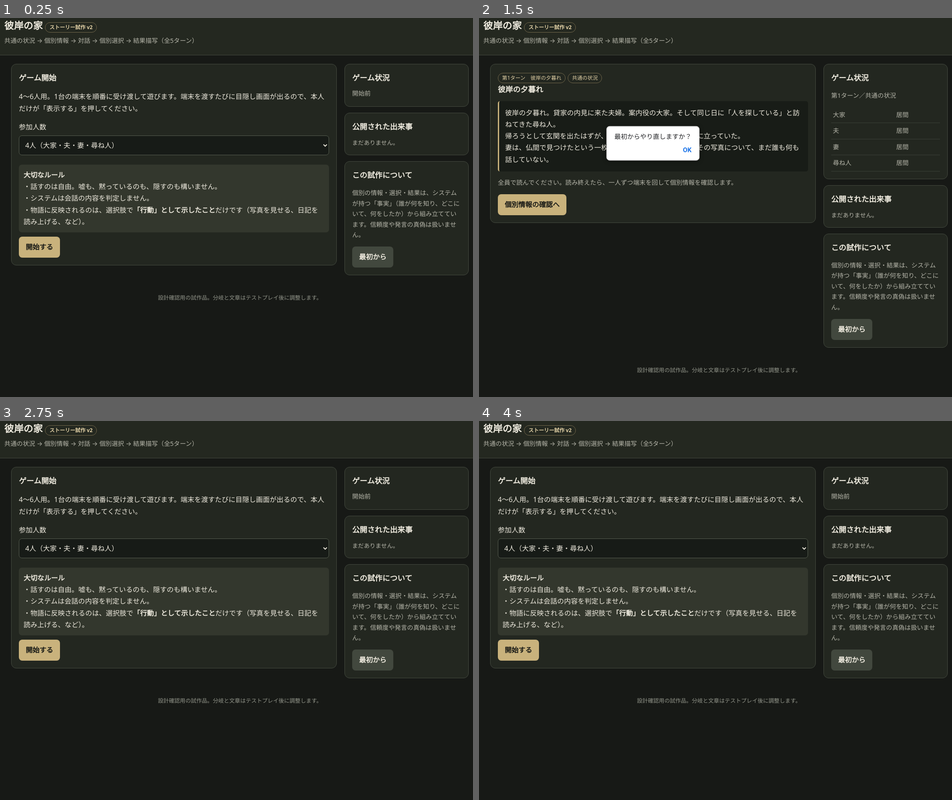
Above: before the commit, frames 1-4 (two rows, left to right).
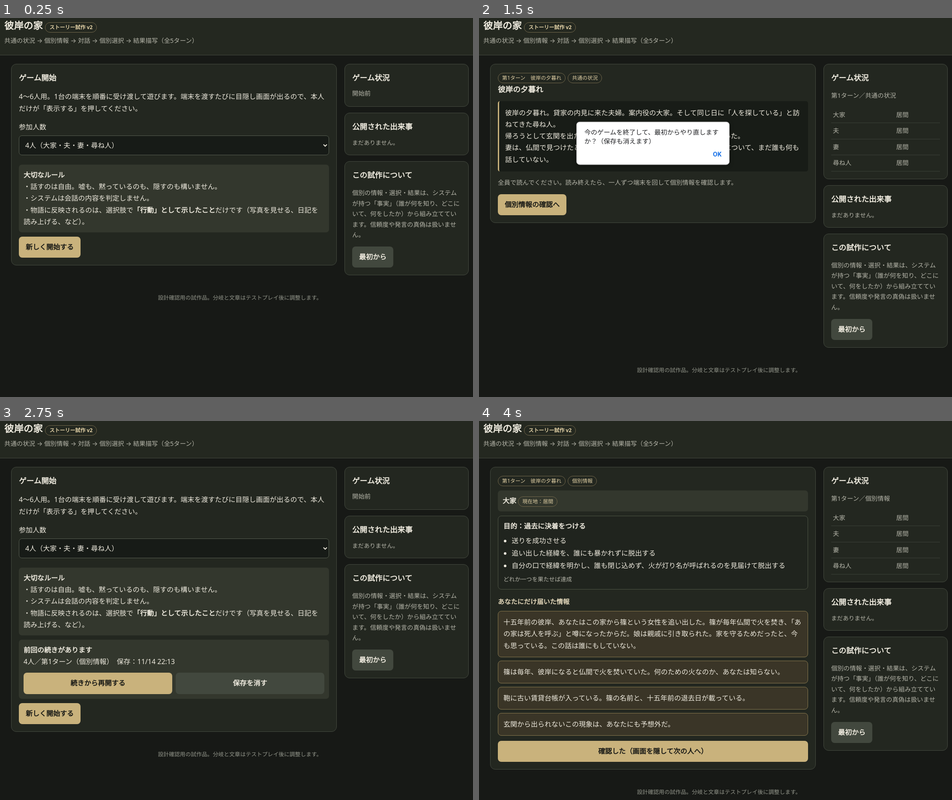
Above: after the commit, the same moments.

Repository: kobecountryclubsaiyo-lab/videogame-
Game: browser game, page higan_no_ie/index.html
Same seed, same stepped clock (60 frames per second), same inputs: the game is played once before the commit and once after it. When the page shows a pop-up message, it is drawn as a white box for half a second while everything else waits; a line starting with > is the answer the replay typed.
Inputs (mouse positions are in pixels of both pictures, inside the frame that each line leads up to):
- Up to frame 1 (0.25 s): no input
- Up to frame 2 (1.5 s): click "開始する" (after the commit: "新しく開始する") at 0.27 s; click "最初から" at 1.27 s
- Up to frame 3 (2.75 s): click "開始する" (after the commit: "新しく開始する") at 1.77 s; click "個別情報の確認へ" at 1.87 s; click "最初から" at 2.02 s; click "大家です。表示する" at 2.47 s
- Up to frame 4 (4 s): click (578, 682) at 3.07 s, where only the run after the commit has a clickable "続きから再開する"; click (654, 591) at 3.67 s, where only the run after the commit has a clickable "大家です。表示する"

The runs differ from the first frame. In frame 1, 0.3% of the frame differs, in the area x 5-18%, y 57-64%; in frame 2, 2.3%; in frame 3, 7.0%; in frame 4, 22%, in the area x 2-100%, y 14-99%.

Commit message:
彼岸の家：自動保存と再開、スマホ向けの目的表示
- 進行を端末に自動保存し、再読み込み後に「続きから再開」できるように
- 再開時は必ず目隠し画面から始める（他人の情報が見えないように）
- 引っ張って更新を抑止し、ページを離れる前に確認を出す
- 個人目的を「見出し＋達成の道（箇条書き）」に短縮
- スマホ幅でボタンを押しやすく

Co-Authored-By: Claude Opus 5.5 <noreply@anthropic.com>
Claude-Session: https://claude.ai/code/session_01VBVPRzwVd9BWHDcMiA5Tno

Diff:
--- a/higan_no_ie/index.html
+++ b/higan_no_ie/index.html
@@ -36,8 +36,10 @@
 .timer{font-size:2rem;font-weight:700;text-align:center;margin:8px 0;font-variant-numeric:tabular-nums}
 .ok{color:#a9d39a}.ng{color:var(--red)}
 table{border-collapse:collapse;width:100%;font-size:.9rem}td,th{border-bottom:1px solid #3b4038;padding:6px 4px;text-align:left;vertical-align:top}
+.goal{background:#20241e;border:1px solid #4e5545;border-radius:8px;padding:10px 12px;margin:8px 0}.goal ul{margin:6px 0 4px;padding-left:1.2em}.goal li{margin:2px 0}
+html,body{overscroll-behavior-y:none}
 footer{text-align:center;color:#92958a;font-size:.8rem;padding:8px 16px 28px}
-@media(max-width:780px){main{grid-template-columns:1fr;margin:12px auto}.panel{padding:14px}}
+@media(max-width:780px){main{grid-template-columns:1fr;margin:12px auto;padding:0 12px}.panel{padding:14px}header{padding:14px 16px}h1{font-size:1.2rem}button{width:100%;padding:14px 16px}.row button{min-width:100%}.curtain{padding:28px 6px}}
 </style>
 </head>
 <body>
@@ -50,7 +52,8 @@
   <label>参加人数</label>
   <select id="count"><option value="4">4人（大家・夫・妻・尋ね人）</option><option value="5">5人（＋友人A）</option><option value="6">6人（＋友人A・友人B）</option></select>
   <div class="notice"><b>大切なルール</b><br>・話すのは自由。嘘も、黙っているのも、隠すのも構いません。<br>・システムは会話の内容を判定しません。<br>・物語に反映されるのは、選択肢で<b>「行動」として示したこと</b>だけです（写真を見せる、日記を読み上げる、など）。</div>
-  <button onclick="startGame()">開始する</button>
+  <div id="resume" class="notice hidden"><b>前回の続きがあります</b><br><span id="resumeInfo"></span><div class="row"><button onclick="resumeGame()">続きから再開する</button><button class="secondary" onclick="if(confirm('保存された続きを消して、新しく始めますか？'))clearSave()">保存を消す</button></div></div>
+  <button onclick="if(!loadSave()||confirm('保存された続きを消して、新しく始めますか？'))startGame()">新しく開始する</button>
  </div>
  <div class="panel hidden" id="game">
   <div><span class="tag" id="turnTag"></span><span class="tag" id="phaseTag"></span></div>
@@ -60,7 +63,7 @@
 <aside>
  <div class="panel"><h2>ゲーム状況</h2><div id="status" class="muted">開始前</div></div>
  <div class="panel"><h2>公開された出来事</h2><div id="pub" class="log muted">まだありません。</div></div>
- <div class="panel"><h2>この試作について</h2><p class="muted">個別の情報・選択・結果は、システムが持つ「事実」（誰が何を知り、どこにいて、何をしたか）から組み立てています。信頼度や発言の真偽は扱いません。</p><button class="secondary" onclick="if(confirm('最初からやり直しますか？'))location.reload()">最初から</button></div>
+ <div class="panel"><h2>この試作について</h2><p class="muted">個別の情報・選択・結果は、システムが持つ「事実」（誰が何を知り、どこにいて、何をしたか）から組み立てています。信頼度や発言の真偽は扱いません。</p><button class="secondary" onclick="if(confirm('今のゲームを終了して、最初からやり直しますか？（保存も消えます）')){clearSave();location.reload()}">最初から</button></div>
 </aside>
 </main>
 <footer>設計確認用の試作品。分岐と文章はテストプレイ後に調整します。</footer>
@@ -70,14 +73,16 @@
 const esc=x=>String(x??"").replace(/[&<>"']/g,c=>({"&":"&amp;","<":"&lt;",">":"&gt;",'"':"&quot;","'":"&#39;"}[c]));
 const ROLES=["大家","夫","妻","尋ね人","友人A","友人B"];
 const LOCN={ima:"居間",hall:"廊下の奥",butsuma:"仏間",genkan:"玄関",room:"小部屋",hanare:"離れ"};
-const GOAL={
- "大家":"篠の件に決着をつける。次のどれか：①送りを成功させる。②追い出した経緯を誰にも暴かれないまま、脱出する。③自分の口から経緯を明かし、誰も閉じ込めず、篠の火が灯り名が呼ばれるのを見届けて、脱出する。",
- "夫":"妻を守る。次のどちらか：①妻と同じ結末を迎える。②妻の正体（篠の娘・雪）に気づき、終盤（第4・5ターン）に妻のそばを離れずにいるか友人Aから妻の昔を聞いていて、妻を離れに取り残させない。",
- "妻":"自分が何者かを知り、母と向き合う。次のどれか：①母を送る（送り成功）。②母の声に応える。③最後に仏間で母のために動く（写真を供える・名を呼ぶ・火の支度）。",
- "尋ね人":"叔母・篠の行方を知る。そのうえで、写真の女性が叔母だと確かめるか、自分の手で叔母の名を呼ぶ。（送りが成功すれば、それでもよい）",
- "友人A":"妻と尋ね人の二人が、互いが従姉妹（いとこ）だと知る。",
- "友人B":"紙片が示す送りの方法を突き止め、それを形にする。次のどれか：①自分で火の支度をする。②紙片を皆に見せる。③火の支度と写真の供えが揃う。"
+const GOALS={
+ "大家":{h:"過去に決着をつける",pre:"",ways:["送りを成功させる","追い出した経緯を、誰にも暴かれずに脱出する","自分の口で経緯を明かし、誰も閉じ込めず、火が灯り名が呼ばれるのを見届けて脱出する"]},
+ "夫":{h:"妻を守る",pre:"",ways:["妻と同じ結末を迎える","妻の正体に気づき、終盤（第4・5ターン）に妻のそばにいて、離れに取り残させない"]},
+ "妻":{h:"自分が何者かを知り、母と向き合う",pre:"自分が何者かを知ったうえで：",ways:["母を送る（送りを成功させる）","母の声に応える","最後に仏間で、母のために動く（写真を供える・名を呼ぶ・火の支度）"]},
+ "尋ね人":{h:"叔母の行方を突き止める",pre:"叔母の行方を知ったうえで：",ways:["写真の女性が叔母だと確かめる","自分の手で叔母の名を呼ぶ","（または）送りが成功する"]},
+ "友人A":{h:"二人をつなぐ",pre:"",ways:["妻と尋ね人の二人が、互いが従姉妹（いとこ）だと知る（引き合わせは一度だけ）"]},
+ "友人B":{h:"紙片の謎を解き、形にする",pre:"送りの方法を突き止めたうえで：",ways:["自分で火の支度をする","紙片を皆に見せる","火の支度と写真の供えが揃う"]}
 };
+const GOAL=Object.fromEntries(Object.entries(GOALS).map(([r,g])=>[r,g.h+"："+g.pre+g.ways.join("／")]));
+function goalHTML(r){const g=GOALS[r];return `<div class="goal"><b>目的：${esc(g.h)}</b>${g.pre?`<div class="muted">${esc(g.pre)}</div>`:""}<ul>${g.ways.map(w=>`<li>${esc(w)}</li>`).join("")}</ul><small>どれか一つを果たせば達成</small></div>`}
 // 事実（知識）の一覧。キー → 本文
 const K={
  ledger:"賃貸台帳：十五年前の彼岸まで、この家には「篠（しの）」という女性が娘と住んでいた。退去理由の欄には「家賃滞納」とある（大家の字だ）。",
@@ -134,6 +139,16 @@
   }
  }
 }
+
+/* ---------------- 自動保存と再開 ---------------- */
+const SAVE_KEY="higan_no_ie_v2_save";
+function saveGame(){if(!S)return;try{localStorage.setItem(SAVE_KEY,JSON.stringify({at:Date.now(),S},(k,v)=>v instanceof Set?{__set:[...v]}:v))}catch(e){}}
+function loadSave(){try{const t=localStorage.getItem(SAVE_KEY);if(!t)return null;return JSON.parse(t,(k,v)=>v&&typeof v==="object"&&Array.isArray(v.__set)?new Set(v.__set):v)}catch(e){return null}}
+function clearSave(){try{localStorage.removeItem(SAVE_KEY)}catch(e){}$("resume").classList.add("hidden")}
+function resumeGame(){const d=loadSave();if(!d){alert("保存された続きが見つかりません。");return}S=d.S;S.open=false;$("setup").classList.add("hidden");$("game").classList.remove("hidden");render()}
+function showResume(){const d=loadSave();if(!d||!d.S)return;const t=new Date(d.at);$("resumeInfo").textContent=`${d.S.n}人／第${Math.min(d.S.turn,5)}ターン（${PHASE[d.S.phase]||""}）　保存：${t.getMonth()+1}/${t.getDate()} ${String(t.getHours()).padStart(2,"0")}:${String(t.getMinutes()).padStart(2,"0")}`;$("resume").classList.remove("hidden")}
+window.addEventListener("beforeunload",e=>{if(S&&S.phase!=="end"){e.preventDefault();e.returnValue=""}});
+window.addEventListener("DOMContentLoaded",showResume);
 
 /* ---------------- 開始 ---------------- */
 function startGame(){
@@ -579,6 +594,7 @@
  }
  $("view").innerHTML=h;
  renderSide();
+ saveGame();
 }
 function infoBlock(p){
  let h="";
@@ -590,7 +606,7 @@
 }
 function personalView(p){
  const ph=S.phase;
- let h=`<div class="notice"><b>${esc(p.role)}</b> <span class="tag ${isFree(p)?"":"red"}">${isFree(p)?"現在地："+esc(LOCN[p.loc]):"閉じ込められている"}</span><br><small>個人目的：${esc(GOAL[p.role])}</small></div>`;
+ let h=`<div class="notice"><b>${esc(p.role)}</b> <span class="tag ${isFree(p)?"":"red"}">${isFree(p)?"現在地："+esc(LOCN[p.loc]):"閉じ込められている"}</span></div>${goalHTML(p.role)}`;
  if(ph==="private"){
   h+=infoBlock(p)+`<div class="row"><button onclick="flush(cur());nextInQueue()">確認した（画面を隠して次の人へ）</button></div>`;
   return h;
